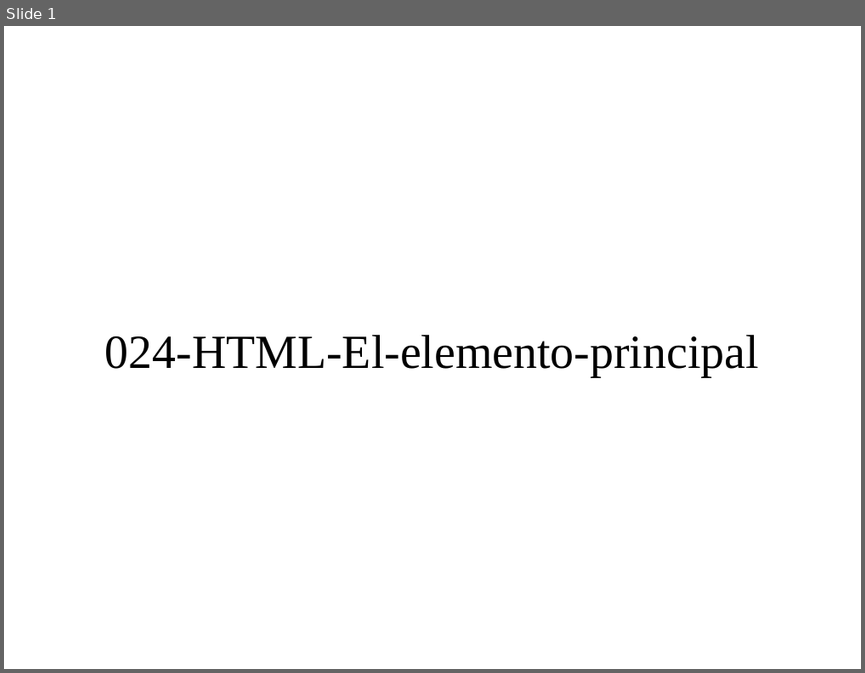
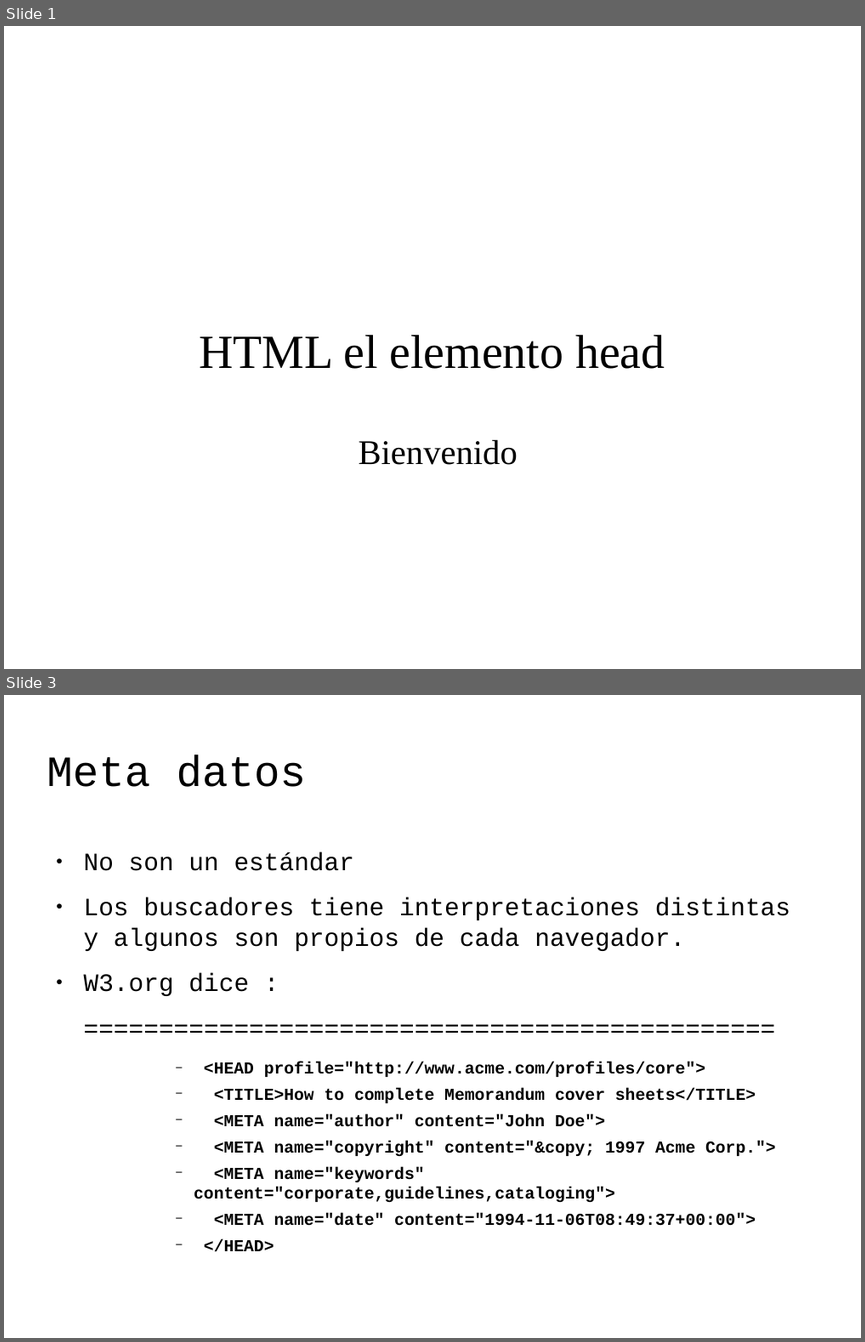
Before and after one commit to codefuncode/Curso-de-HTML-2020, a slide deck: 01-Tutorial-HTML/024-HTML-El-elemento-principal/024-HTML-El-elemento-principal.odp. Shown one above the other, each under a label of ours: slide 1 before the commit, slides 1 and 3 after it; the slides between them are not shown. The pictures are 865x673 and 865x1342 pixels, drawn with LibreOffice and Linux fonts; fonts in the diff are those of the drawing; background and template pictures are left out. Boxes give left, top, right and bottom in pixels: in the first picture for what was removed or moved away, otherwise in the second. Text is boxed around its words. In the diff, an @@ line names an element or a change of style, - is before the commit and + after.

```diff
--- a/01-Tutorial-HTML/024-HTML-El-elemento-principal/024-HTML-El-elemento-principal.odp
+++ b/01-Tutorial-HTML/024-HTML-El-elemento-principal/024-HTML-El-elemento-principal.odp
@@ slide 3 added at (4,695,861,1338), background picture (left out) @@
@@ title added at (46,755,306,787), 40 pt, text #000000 @@
+Meta datos
@@ text added at (84,852,790,1225), 15.5 pt, text #000000, bold @@
+● No son un estándar
+● Los buscadores tiene interpretaciones distintas y algunos son propios de cada navegador.
+● W3.org dice :
+==============================================
+      − <HEAD profile="http://www.acme.com/profiles/core">
+      − <TITLE>How to complete Memorandum cover sheets</TITLE>
+      − <META name="author" content="John Doe">
+      − <META name="copyright" content="&copy; 1997 Acme Corp.">
+      − <META name="keywords" content="corporate,guidelines,cataloging">
+      − <META name="date" content="1994-11-06T08:49:37+00:00">
+      − </HEAD>
@@ slide 1 changed as well @@
@@ title at (199,335,664,369): text changed @@
-024-HTML-El-elemento-principal
+HTML el elemento head
@@ text added at (358,439,517,465), 32 pt, text #000000 @@
+Bienvenido
```
Also in this commit, not shown: 5 other slides added, 4 slides removed, 7 other files.
